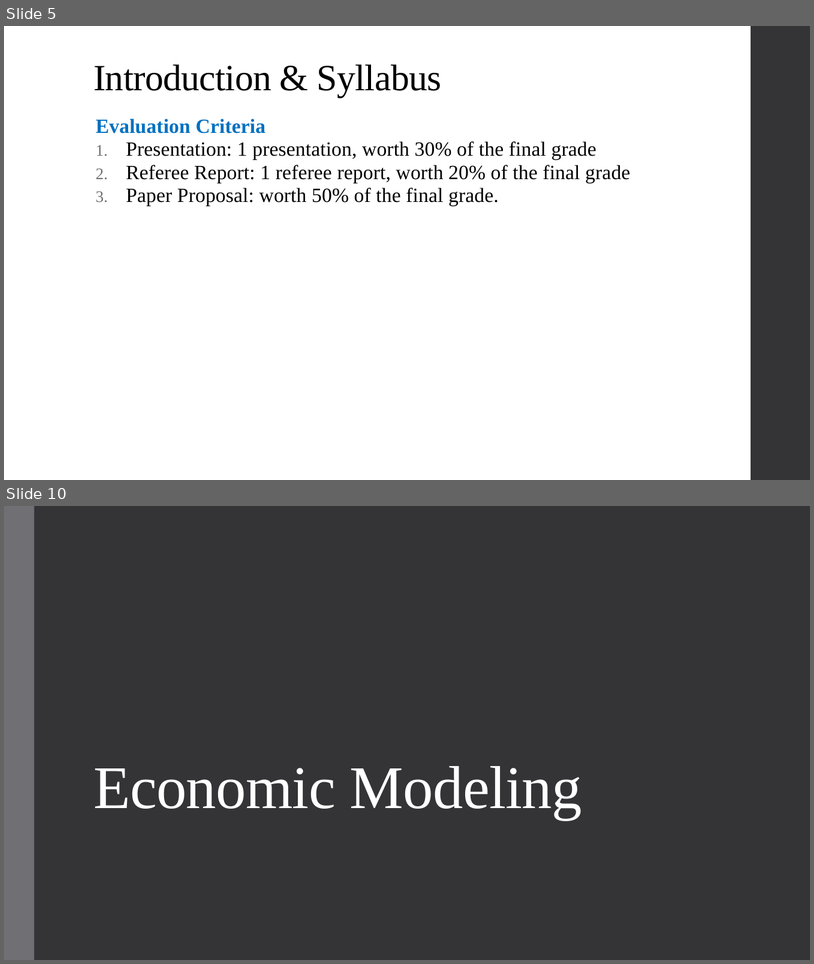
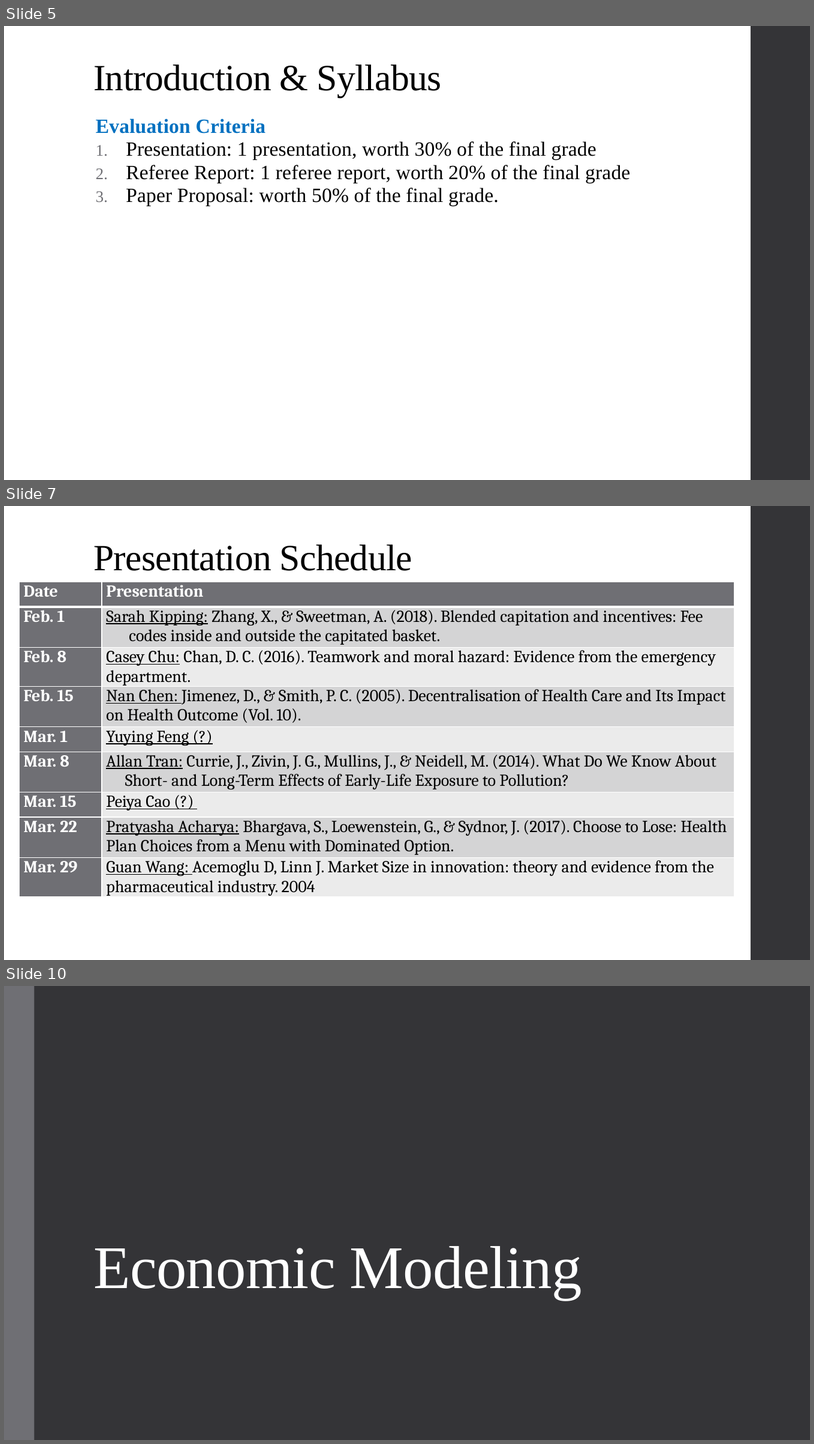
Before and after one commit to alex-hoagland/HAD6750H, a slide deck: Lecture01_Introduction/L1Slides_DemandforHealth_2023W.pptx. Shown one above the other, each under a label of ours: slides 5 and 10 before the commit, slides 5, 7 and 10 after it; the slides between them are not shown. The pictures are 814x964 and 814x1444 pixels, drawn with LibreOffice and Linux fonts; fonts in the diff are those of the drawing. Boxes give left, top, right and bottom in pixels: in the first picture for what was removed or moved away, otherwise in the second. Text is boxed around its words. In the diff, an @@ line names an element or a change of style, - is before the commit and + after.

```diff
--- a/Lecture01_Introduction/L1Slides_DemandforHealth_2023W.pptx
+++ b/Lecture01_Introduction/L1Slides_DemandforHealth_2023W.pptx
@@ slide 7 added at (4,506,810,960), background #FFFFFF; not listed: 1 template element that a slide beside it also shows @@
@@ text added at (93,544,413,571), 44 pt, text #000000 @@
+Presentation Schedule
@@ table added at (19,582,735,919), 9 rows, 2 columns @@
+Date | Presentation
+Feb. 1 | Sarah Kipping: Zhang, X., & Sweetman, A. (2018). Blended capitation and incentives: Fee codes inside and outside the capitated basket.
+Feb. 8 | Casey Chu: Chan, D. C. (2016). Teamwork and moral hazard: Evidence from the emergency department.
+Feb. 15 | Nan Chen: Jimenez, D., & Smith, P. C. (2005). Decentralisation of Health Care and Its Impact on Health Outcome (Vol. 10).
+Mar. 1 | Yuying Feng (?)
+Mar. 8 | Allan Tran: Currie, J., Zivin, J. G., Mullins, J., & Neidell, M. (2014). What Do We Know About Short- and Long-Term Effects of Early-Life Exposure to Pollution?
+Mar. 15 | Peiya Cao (?)
+Mar. 22 | Pratyasha Acharya: Bhargava, S., Loewenstein, G., & Sydnor, J. (2017). Choose to Lose: Health Plan Choices from a Menu with Dominated Option.
+Mar. 29 | Guan Wang: Acemoglu D, Linn J. Market Size in innovation: theory and evidence from the pharmaceutical industry. 2004
```
Also in this commit, not shown: 10 slides changed, 2 other slides added, 1 slide removed, 3 other files.
